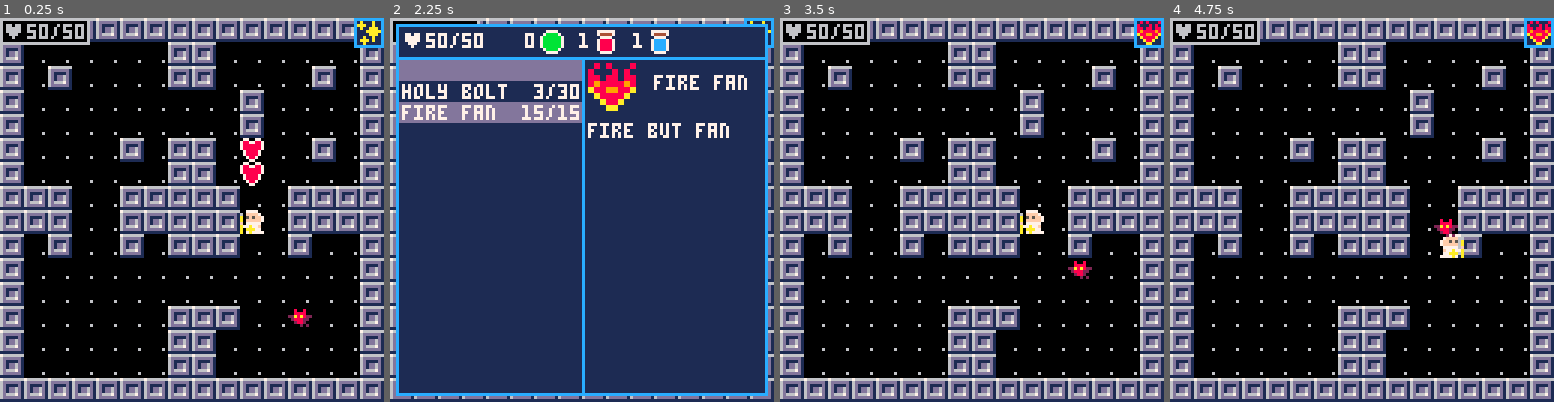
Above: before the commit, frames 1-4 (left to right).
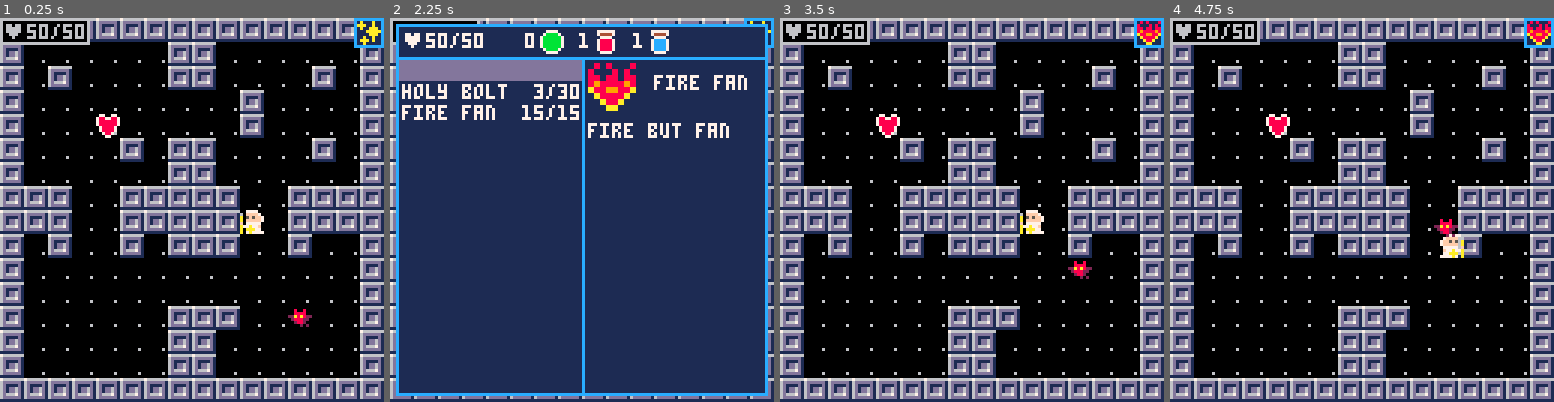
Above: after the commit, the same moments.

Repository: caudilci/pico-wiz
Game: PICO-8 cartridge wiz.p8
Two runs of this game, one before a commit and one after it. Both use one fixed random seed, a clock stepped at 60 frames per second and the inputs below.
Inputs:
- Up to frame 1 (0.25 s): no input
- Up to frame 2 (2.25 s): tap X (X key) at 0.33, 1.07, 1.85 s; tap O (Z key) at 0.7, 1.7, 2.1 s; hold Right 1.6-2.1 s; hold Up from 2.15 s (still down)
- Up to frame 3 (3.5 s): release Up at 2.42 s; hold Right 2.47-3.03 s; tap O (Z key) at 2.5, 2.9, 3.3 s; tap X (X key) at 2.97 s; hold Left from 3.08 s (still down)
- Up to frame 4 (4.75 s): release Left at 3.58 s; hold Down 3.63-3.97 s; tap O (Z key) at 3.7, 4.1, 4.5 s; hold Right 4.02-4.68 s; tap X (X key) at 4.08 s; hold Up from 4.73 s (still down)

The runs differ from the first frame. In frame 1, 0.9% of the frame differs, in the area x 25-69%, y 25-44%; in frame 2, 1.9%, in the area x 2-50%, y 21-28%; in frame 3, 0.3%; in frame 4, 0.3%.

Commit message:
item updates

Diff:
--- a/wiz.p8
+++ b/wiz.p8
@@ -8,6 +8,8 @@
 	gamestate = gamestates[1]
 	walls = {0}
 	item_sprites = {48,49,50,51}
+	items = {}
+	add(items,{x=4,y=4,id=1})
 
 	dirx={-1,1,0,0,1,1,-1,-1}
 	diry={0,0,-1,1,-1,1,1,-1}
@@ -47,6 +49,7 @@
 function _draw()
 	map(0)
 	print(gamestate,8)
+	draw_items()
 	draw_all_mobs()
 	draw_hp(0,0,0,6,6,true)
 	draw_selected_spell()
@@ -138,19 +141,39 @@
 -- items
 
 function collect_item(x,y)
-	local item = mget(x,y)
-	if fget(item,2) then
-		mset(x,y,2)
-		if item == 48 then
+	local item = false
+	for i in all(items) do
+		if i.x == x and i.y == y then
+			item = i
+		end
+	end
+	if item then
+		if item.id == 1 then
 			player.maxhp+=25
 			player.hp+=25
-		elseif item == 49 then
-			player.items[1] += 1
-		elseif item == 50 then
-			player.items[2] += 1
-		elseif item == 51 then
-			player.items[3] += 1
-		end
+		else
+			player.items[item.id] += 1
+		end
+		del(items,item)
+	end
+end
+
+function use_item(item_index)
+	if player.items[item_index] > 0 then
+		player.items[item_index] -= 1
+		if item_index == 2 then
+			player.hp = player.maxhp
+		elseif item_index == 3 then
+			for spell in all(player.spells) do
+				spell.uses = spell.maxuses
+			end
+		end
+	end
+end
+
+function draw_items()
+	for item in all(items) do
+		spr(item_sprites[item.id],item.x*8,item.y*8)
 	end
 end
 
@@ -430,6 +452,8 @@
 		--select spell then standby
 		if not menu_focus_items then
 			player.spell_index = menu_index
+		else
+			use_item(menu_index)
 		end
 		set_state("standby")
 	end
@@ -448,7 +472,7 @@
 	rect(2,13,64,125,12)
 	rectfill(3,14,63,124,1)
 	for i=1, count(player.spells) do
-		if not menu_focus_items and i==menu_index and frame%30<20 then
+		if i==menu_index and frame%30>15 and not menu_focus_items then
 			rectfill(3,14+7*(i-1),63,14+6+7*(i-1),13)
 		else
 			rectfill(3,14+7*(player.spell_index-1),63,14+6+7*(player.spell_index-1),13)
@@ -471,7 +495,7 @@
 	rectfill(3,3,124,12,1)
 	draw_hp(3,3,0,0,7,false)
 	for i=2, #item_sprites do
-		if menu_focus_items and i-1==menu_index and frame%30<20 then
+		if menu_focus_items and i-1==menu_index and frame%30<15 then
 			rectfill(25+get_hp_draw_offset()+18*(i-1),3,43+get_hp_draw_offset()+18*(i-1),12,13)
 		end
 		spr(item_sprites[i],32+get_hp_draw_offset()+18*(i-1),4)
@@ -1058,8 +1082,8 @@
 0102010202020201010202020201020102020202020202020202020202020202020202020202020200000000000000000000000000000000000000000000000000000000000000000000000000000000000000000000000000000000000000000000000000000000000000000000000000000000000000000000000000000000
 0102020202020202020201020202020102020202020202020202020202020202020202020202020200000000000000000000000000000000000000000000000000000000000000000000000000000000000000000000000000000000000000000000000000000000000000000000000000000000000000000000000000000000
 0102020202020202020201020202020102020202020202020202020202020202020202020202020200000000000000000000000000000000000000000000000000000000000000000000000000000000000000000000000000000000000000000000000000000000000000000000000000000000000000000000000000000000
-0102020202010201010230020201020102020202020202020202020202020202020202020202020200000000000000000000000000000000000000000000000000000000000000000000000000000000000000000000000000000000000000000000000000000000000000000000000000000000000000000000000000000000
-0102020202020201010230020202020102020202020202020202020202020202020202020202020200000000000000000000000000000000000000000000000000000000000000000000000000000000000000000000000000000000000000000000000000000000000000000000000000000000000000000000000000000000
+0102020202010201010202020201020102020202020202020202020202020202020202020202020200000000000000000000000000000000000000000000000000000000000000000000000000000000000000000000000000000000000000000000000000000000000000000000000000000000000000000000000000000000
+0102020202020201010202020202020102020202020202020202020202020202020202020202020200000000000000000000000000000000000000000000000000000000000000000000000000000000000000000000000000000000000000000000000000000000000000000000000000000000000000000000000000000000
 0101010202010101010102020101010102020202020202020202020202020202020202020202020200000000000000000000000000000000000000000000000000000000000000000000000000000000000000000000000000000000000000000000000000000000000000000000000000000000000000000000000000000000
 0101010202010101010102020101010102020202020202020202020202020202020202020202020200000000000000000000000000000000000000000000000000000000000000000000000000000000000000000000000000000000000000000000000000000000000000000000000000000000000000000000000000000000
 0102010202010201010102020102020102020202020202020202020202020202020202020202020200000000000000000000000000000000000000000000000000000000000000000000000000000000000000000000000000000000000000000000000000000000000000000000000000000000000000000000000000000000
